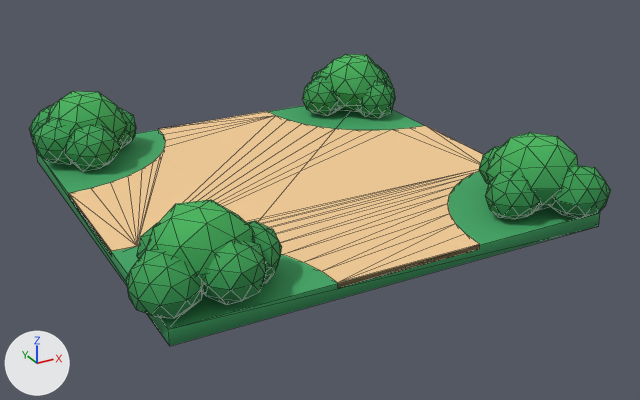
The glTF model modelos/parque/losetas/plaza_cruce_arbustos.glb: old version first, new version second.
The view is the same before and after, from a camera (50 mm lens) standing at (-5.4, -10.58, 5.06) and looking at (0.19, -0.41, -0.02). Arrows for +X, +Y and +Z are at lower left; the lights stay in place. The first picture is the older version. Mesh edges are drawn as thin lines.

In view in the first picture: 'plaza_cruce_arbustos'.
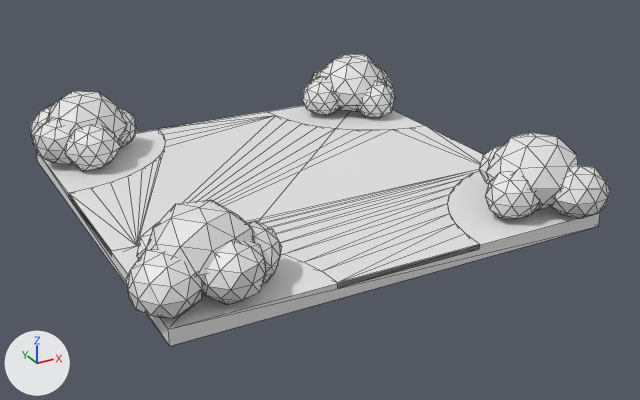
Boxes (x1, y1, x2, y2) around the edits, measured in the pictures (640 x 400 px):
'plaza_cruce_arbustos', recoloured (lighter): (29, 54, 611, 346) in both

What the commit changed:
me_plaza_cruce_arbustos has 936 vertices, 1784 faces and spans x -3.27..3.27, y -3.27..3.27, z 0.0..1.17.
me_plaza_cruce_arbustos no longer uses material mat_parque.
